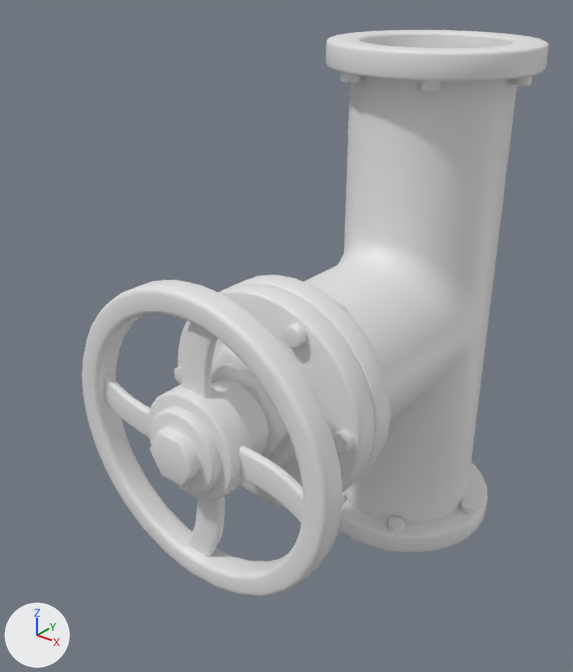
The FBX model Save the SteamBird/Assets/Art/BuizenDeco/BuisValveKleiner.fbx: old version first, new version second.
The view is the same before and after, from a camera (50 mm lens) standing at (0.287, -0.525, 0.448) and looking at (-0.026, -0.134, 0.205). Every picture has the same lights, and +X, +Y and +Z are marked at lower left. Where no turn or scale is listed for an object, it has been applied to the vertices.

Objects in the first picture: 'ValveBuis.001'.
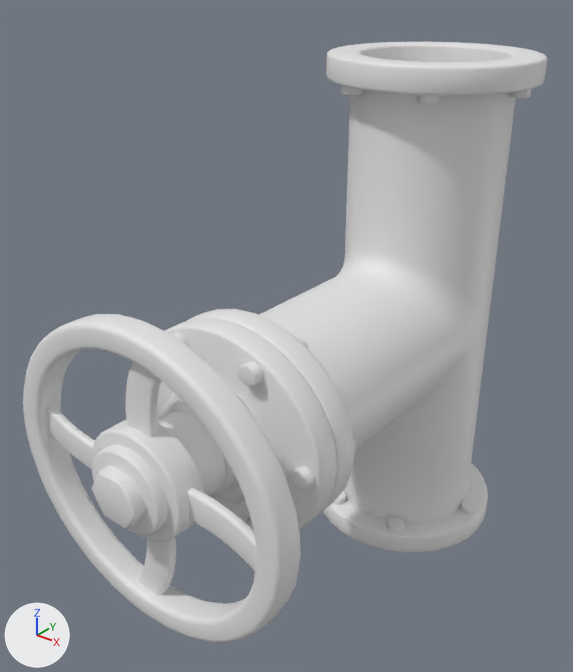
Location of each change, [x1, y1, x2, y2] in pixels of the pictures (573 x 672 px; the box of a moved part takes in the faces that stretch with it):
'ValveBuis.001', reshaped (12% wider): before [82, 30, 549, 597]; after [23, 42, 547, 643]
part 1 of me_tee_joint_004, moved or reshaped: before [148, 379, 269, 501]; after [92, 411, 225, 542]
part 2 of me_tee_joint_004, moved or reshaped: before [82, 280, 343, 597]; after [23, 314, 301, 643]
part 3 of me_tee_joint_004, moved or reshaped: before [181, 323, 218, 398]; after [125, 362, 162, 438]
part 4 of me_tee_joint_004, moved or reshaped: before [187, 496, 225, 556]; after [138, 538, 176, 595]
part 5 of me_tee_joint_004, moved or reshaped: before [104, 375, 150, 438]; after [46, 405, 95, 470]
part 6 of me_tee_joint_004, moved or reshaped: before [239, 446, 304, 522]; after [188, 488, 257, 571]
part 7 of me_tee_joint_004, moved or reshaped: before [150, 426, 202, 487]; after [91, 465, 147, 529]
part 8 of me_tee_joint_004, moved or reshaped: before [340, 73, 362, 83]; after [341, 85, 363, 95]
part 9 of me_tee_joint_004, moved or reshaped: before [417, 81, 441, 92]; after [416, 95, 440, 104]
part 10 of me_tee_joint_004, moved or reshaped: before [509, 76, 533, 86]; after [508, 89, 531, 98]
part 11 of me_tee_joint_004, moved or reshaped: before [337, 301, 347, 312]; after [295, 336, 308, 349]
part 12 of me_tee_joint_004, moved or reshaped: before [283, 323, 306, 348]; after [238, 361, 263, 386]
part 13 of me_tee_joint_004, moved or reshaped: before [332, 429, 354, 454]; after [290, 466, 314, 491]
part 14 of me_tee_joint_004, moved or reshaped (not visible before): after [245, 518, 254, 531]
part 15 of me_tee_joint_004, moved or reshaped (not visible before): after [172, 333, 187, 345]
part 16 of me_tee_joint_004, moved or reshaped (not visible afterwards): before [174, 365, 182, 384]
part 17 of me_tee_joint_004, moved or reshaped: before [178, 283, 374, 507]; after [157, 318, 337, 530]
part 18 of me_tee_joint_004, moved or reshaped: before [211, 344, 296, 470]; after [159, 392, 253, 504]
part 19 of me_tee_joint_004, moved or reshaped: before [231, 30, 549, 553]; after [187, 42, 547, 552]

Diff of the bpy script that builds the scene:
```diff
--- a/Save the SteamBird/Assets/Art/BuizenDeco/BuisValveKleiner.fbx.py
+++ b/Save the SteamBird/Assets/Art/BuizenDeco/BuisValveKleiner.fbx.py
@@ me_tee_joint_004 @@
-me_tee_joint_004.from_pydata(...)  # 4476 vertices, 4598 faces; spans x -0.098..0.099, y -0.272..0.076, z 0.0..0.392
+me_tee_joint_004.from_pydata(...)  # 4476 vertices, 4598 faces; spans x -0.104..0.102, y -0.314..0.076, z 0.0..0.384
+# me_tee_joint_004 part 1: the loose piece of 434 vertices spanning x -0.035..0.035, y -0.265..-0.183, z 0.153..0.223 is scaled about its middle by (1.04, 1.04, 0.97), then moved by (-0.001, -0.04, -0.004)
+# me_tee_joint_004 part 2: the loose piece of 672 vertices spanning x -0.098..0.099, y -0.257..-0.24, z 0.088..0.285 is scaled about its middle by (1.04, 1.04, 0.97), then moved by (-0.001, -0.041, -0.004)
+# me_tee_joint_004 part 3: the loose piece of 128 vertices spanning x -0.01..0.025, y -0.251..-0.246, z 0.217..0.274 is moved by (-0.001, -0.041, -0.006)
+# me_tee_joint_004 part 4: the loose piece of 128 vertices spanning x -0.017..0.017, y -0.251..-0.246, z 0.101..0.158 is moved by (-0.001, -0.041, -0.003)
+# me_tee_joint_004 part 5: the loose piece of 128 vertices spanning x -0.087..-0.029, y -0.251..-0.246, z 0.173..0.208 is scaled about its middle by (1.04, 1.04, 0.97), then moved by (-0.004, -0.041, -0.005)
+# me_tee_joint_004 part 6: the loose piece of 128 vertices spanning x 0.029..0.086, y -0.251..-0.246, z 0.163..0.198 is scaled about its middle by (1.04, 1.04, 0.97), then moved by (0.002, -0.041, -0.004)
+# me_tee_joint_004 part 7: the loose piece of 38 vertices spanning x -0.018..0.018, y -0.272..-0.237, z 0.172..0.203 is moved by (-0.001, -0.041, -0.004)
+# me_tee_joint_004 part 8: the loose piece of 38 vertices spanning x -0.036..-0.024, y -0.066..-0.052, z 0.368..0.383 is moved by (0.001, 0.001, -0.008)
+# me_tee_joint_004 part 9: the loose piece of 38 vertices spanning x 0.024..0.036, y -0.066..-0.052, z 0.368..0.383 is moved by (0.0, 0.001, -0.008)
+# me_tee_joint_004 part 10: the loose piece of 50 vertices spanning x 0.059..0.072, y -0.007..0.007, z 0.368..0.383 is moved by (0.0, 0.0, -0.008)
+# me_tee_joint_004 part 11: the loose piece of 38 vertices spanning x 0.024..0.036, y -0.166..-0.151, z 0.239..0.253 is moved by (0.0, -0.039, -0.009)
+# me_tee_joint_004 part 12: the loose piece of 50 vertices spanning x 0.024..0.036, y -0.199..-0.185, z 0.239..0.253 is moved by (0.0, -0.039, -0.009)
+# me_tee_joint_004 part 13: the loose piece of 50 vertices spanning x 0.06..0.072, y -0.199..-0.185, z 0.181..0.195 is moved by (0.0, -0.039, -0.004)
+# me_tee_joint_004 part 14: the loose piece of 50 vertices spanning x 0.024..0.036, y -0.199..-0.185, z 0.122..0.136 is moved by (0.0, -0.039, 0.0)
+# me_tee_joint_004 part 15: the loose piece of 50 vertices spanning x -0.036..-0.023, y -0.199..-0.185, z 0.239..0.253 is moved by (0.001, -0.039, -0.009)
+# me_tee_joint_004 part 16: the loose piece of 50 vertices spanning x -0.072..-0.059, y -0.199..-0.185, z 0.181..0.195 is moved by (0.0, -0.039, -0.004)
+# me_tee_joint_004 part 17: the loose piece of 194 vertices spanning x -0.076..0.076, y -0.193..-0.175, z 0.112..0.264 is scaled about its middle by (0.999, 0.994, 0.923), then moved by (0.0, -0.039, -0.004)
+# me_tee_joint_004 part 18: the loose piece of 68 vertices spanning x -0.044..0.044, y -0.216..-0.115, z 0.149..0.226 is scaled about its middle by (0.982, 0.994, 0.923), then moved by (0.0, -0.039, -0.004)
+# me_tee_joint_004 part 19: 25 vertices moved within x -0.061..0.063, y -0.067..0.073, z 0.0..0.132; 1629 vertices removed from x -0.076..0.076, y -0.175..0.076, z 0.0..0.392; 1629 vertices added at x -0.076..0.076, y -0.214..0.076, z 0.0..0.384
```
